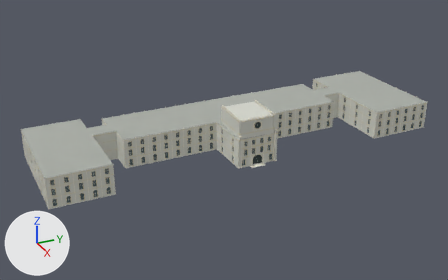
An edit to the glTF model public/assets/campuses/yingxi/mechanical-hall.glb, drawn before and after from the same camera.
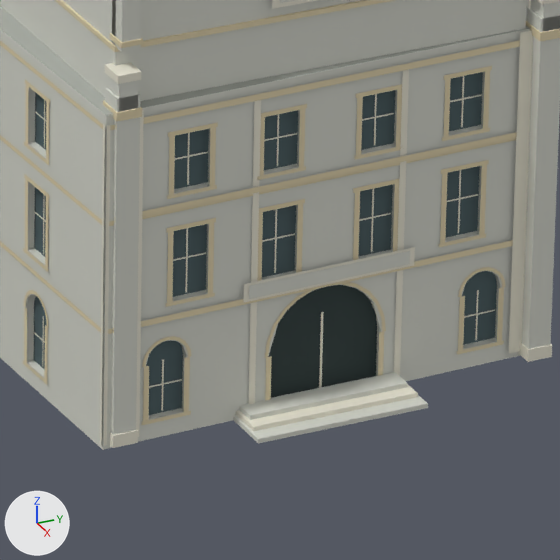
There are two pictures of each version: one whole from a 50 mm camera at (164.0, -77.8, 81.9) aimed at (3.1, -5.4, 1.4), one close up on the part from 51% to 62% of the width and 47% to 64% of the height. Lighting does not change. The marker at lower left points along +X, +Y and +Z. The last two pictures show the newer version. Vertices at exactly the same position are counted once.

Names of what the first close-up shows: 'clock', 'glass', 'light', 'roof', 'stone', 'trim'.
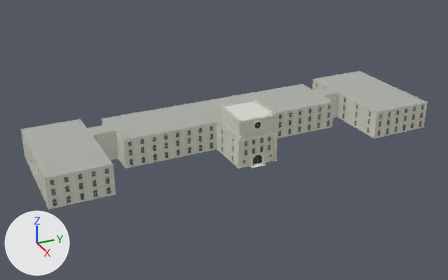
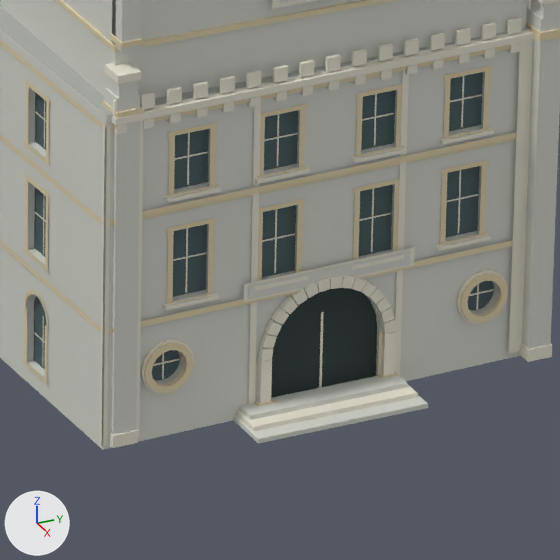
Boxes (x1, y1, x2, y2) around the edits, measured in the close-ups (560 x 560 px; the box of a moved part takes in the faces that stretch with it):
'trim', reshaped: before (0, 0, 560, 425); after (0, 0, 560, 406)
part 1 of me_stone, built on: before (28, 0, 560, 450); after (0, 0, 560, 450)
part 2 of me_trim, deleted: before (142, 411, 191, 425)
part 3 of me_trim, deleted: before (457, 341, 504, 355)
part 4 of me_trim, built on: before (142, 267, 506, 421); after (144, 273, 508, 406)
part 5 of me_light, moved or reshaped: before (464, 309, 495, 318); after (469, 289, 493, 296)
part 6 of me_light, moved or reshaped: before (149, 379, 182, 388); after (153, 359, 179, 366)
part 7 of me_light, rebuilt: before (161, 359, 164, 411); after (162, 353, 164, 379)
part 8 of me_light, rebuilt: before (475, 290, 479, 340); after (476, 284, 479, 310)
part 9 of me_light, added: after (112, 17, 535, 404)
part 10 of me_glass, rebuilt: before (146, 340, 183, 415); after (152, 350, 180, 380)
part 11 of me_glass, built on: before (462, 271, 497, 345); after (467, 281, 494, 311)

What changed in the scene script:
```text
Change me_stone:
    used by ob_stone; location = (0.0, 0.0, 0.0)
    remove me_stone.from_pydata(...)  # 6633 vertices, 7829 faces; spans x -17.6..21.3, y -63.5..60.5, z 0.0..14.8
    add me_stone.from_pydata(...)  # 5985 vertices, 7909 faces; spans x -17.6..21.3, y -63.5..60.5, z 0.0..14.8
    me_stone part 1: 103 vertices moved from x -17.5..20.7, y -63.4..60.4, z 0.0..9.1 to x -17.5..20.7, y -63.4..60.4, z 0.0..9.4; 999 vertices removed from x -17.6..20.8, y -63.4..60.4, z 0.0..3.4; 351 vertices added at x -17.6..20.8, y -63.4..60.4, z 0.0..3.4
Change me_trim:
    used by ob_trim; location = (0.0, 0.0, 0.0)
    remove me_trim.from_pydata(...)  # 6593 vertices, 4332 faces; spans x -17.6..20.8, y -63.5..60.5, z 0.1..14.3
    add me_trim.from_pydata(...)  # 6661 vertices, 4680 faces; spans x -17.6..20.8, y -63.5..60.5, z 0.1..14.3
    me_trim part 2: the loose piece of 4 vertices spanning x 20.0..20.1, y -7.4..-6.1, z 0.4..0.6 is deleted
    me_trim part 3: the loose piece of 4 vertices spanning x 19.8, y 1.4..2.8, z 0.4..0.6 is deleted
    me_trim part 4: 61 vertices removed from x 19.7..20.1, y -7.4..2.8, z 0.4..2.7; 137 vertices added at x 19.7..20.2, y -7.4..2.8, z 0.2..2.6
Change me_light:
    used by ob_light; location = (0.0, 0.0, 0.0)
    remove me_light.from_pydata(...)  # 3135 vertices, 1851 faces; spans x -17.7..20.9, y -63.6..60.6, z 0.1..14.9
    add me_light.from_pydata(...)  # 4559 vertices, 4419 faces; spans x -17.7..20.9, y -63.6..60.6, z 0.1..14.9
    me_light part 5: the loose piece of 4 vertices spanning x 19.5..19.6, y 1.6..2.6, z 1.3..1.4 is moved by (0.0, 0.0, 0.6)
    me_light part 6: the loose piece of 4 vertices spanning x 19.8..19.9, y -7.3..-6.2, z 1.3..1.4 is moved by (0.0, 0.0, 0.6)
    me_light part 7: the loose piece of 4 vertices spanning x 19.8, y -6.8..-6.7, z 0.6..2.0 is rebuilt with 4 vertices and now spans x 19.8..19.9, y -6.8..-6.7, z 1.5..2.4
    me_light part 8: the loose piece of 4 vertices spanning x 19.6, y 2.1, z 0.6..2.0 is rebuilt with 4 vertices and now spans x 19.6, y 2.1, z 1.5..2.4
    me_light part 9: 1304 vertices added at x 5.6..20.3, y -37.0..59.5, z 0.2..13.8
    other edits to the shape of me_light do not show in these pictures
Change me_glass:
    used by ob_glass; location = (0.0, 0.0, 0.0)
    remove me_glass.from_pydata(...)  # 2017 vertices, 1487 faces; spans x -17.4..20.6, y -63.2..60.2, z 0.6..8.1
    add me_glass.from_pydata(...)  # 2035 vertices, 1505 faces; spans x -17.4..20.6, y -63.2..60.2, z 0.6..8.1
    me_glass part 10: the loose piece of 15 vertices spanning x 19.8, y -7.3..-6.2, z 0.6..2.6 is rebuilt with 24 vertices and now spans x 19.8, y -7.2..-6.3, z 1.4..2.4
    me_glass part 11
    8 vertices are removed from x 19.5..19.6, y 1.6..2.7, z 0.6..2.6
    11 faces are deleted
    7 vertices move from x 19.5..19.6, y 1.6..2.1, z 2.0..2.6 to x 19.5..19.6, y 1.6..2.2, z 2.0..2.4
    17 vertices are added at x 19.5..19.6, y 1.6..2.6, z 1.4..2.3
    20 new faces join them
```
